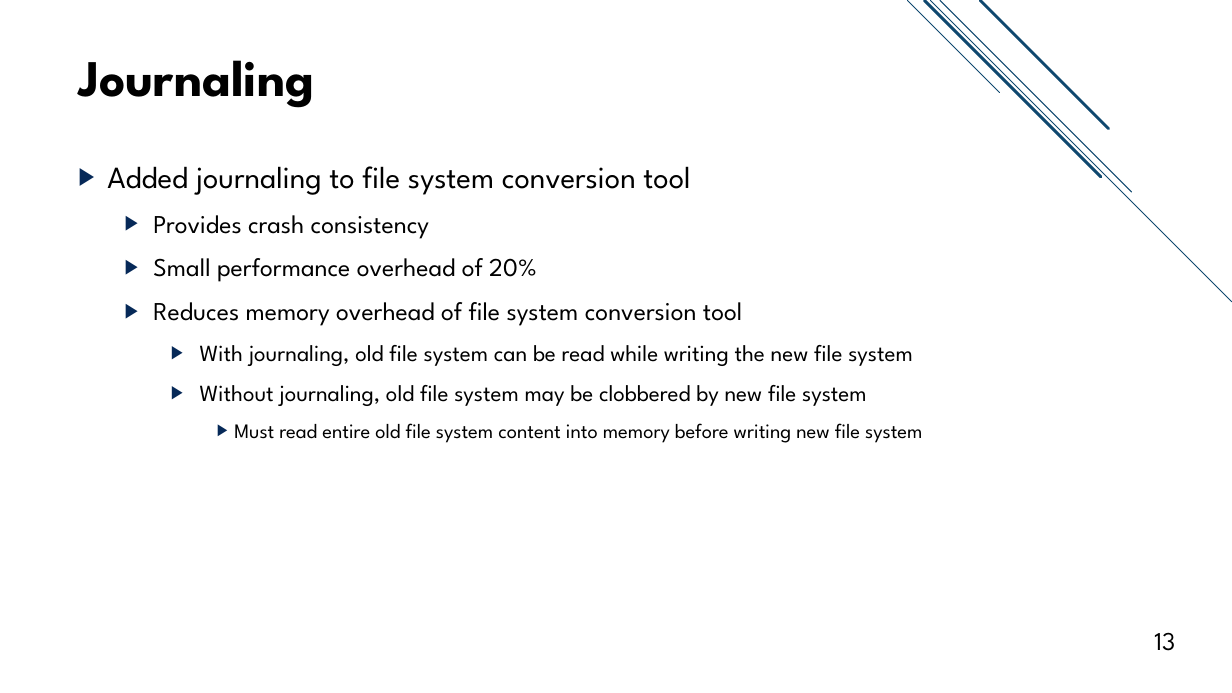
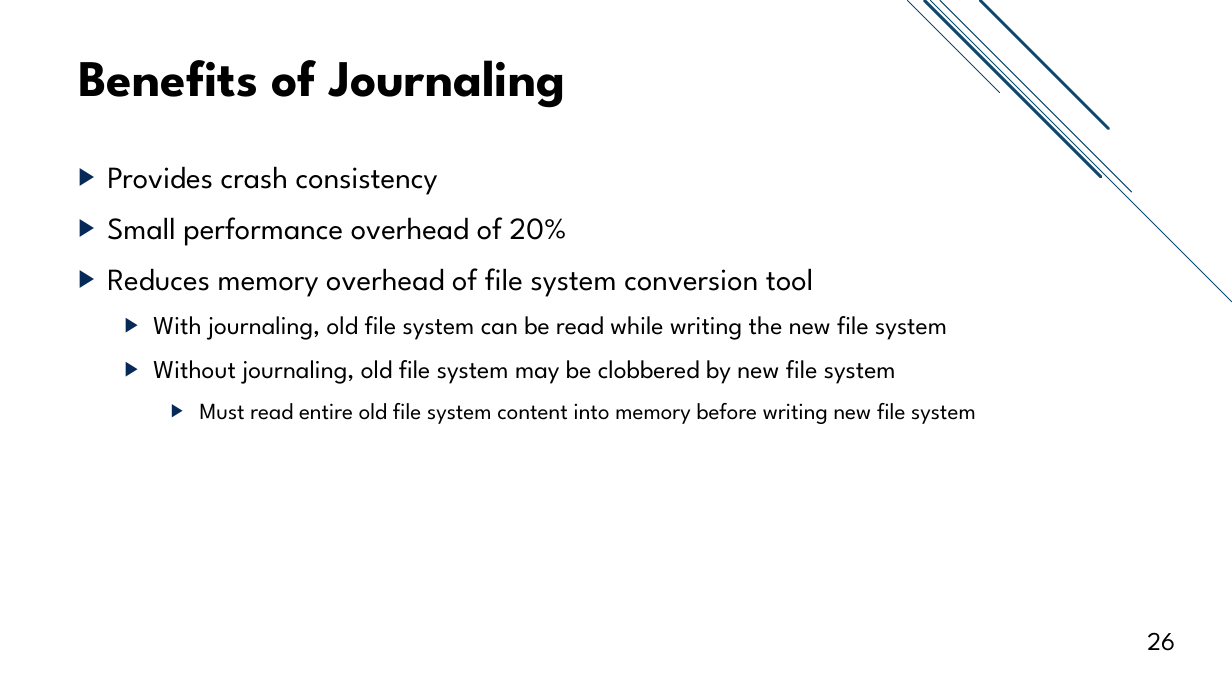
Before and after one commit to jacksun007/evfs-paper, a slide deck: slide 26 of slide/evfs_talk.pptx (slide 13 before the commit). Drawn at 1232x693 pixels with LibreOffice and Linux fonts; fonts in the diff are those of the drawing. Boxes give left, top, right and bottom in pixels: in the first picture for what was removed or moved away, otherwise in the second. Text is boxed around its words. In the diff, an @@ line names an element or a change of style, - is before the commit and + after.

```diff
--- a/slide/evfs_talk.pptx
+++ b/slide/evfs_talk.pptx
@@ title at (78,60,565,108): text changed @@
-Journaling
+Benefits of Journaling
@@ text "Provides crash consistency" at (107,166,976,424): size 20 to 24 pt in "Provides crash consistency", "Small performance overhead of 20%", "Reduces memory overhead of file system conversion ..."; size 18 to 20 pt in "With journaling, old file system can be ...", "Without journaling, old file system may be ..."; size 16 to 18 pt in "Must read entire old file system content ..."; list level 2 to 1 in "Provides crash consistency"; list level 2 to 1 in "Small performance overhead of 20%"; list level 2 to 1 in "Reduces memory overhead of file ..."; list level 3 to 2 in "With journaling, old file system ..."; list level 3 to 2 in "Without journaling, old file system ..."; list level 4 to 3 in "Must read entire old file ..." @@
@@ text at (107,166,690,195): paragraph removed @@
-▶ Added journaling to file system conversion tool
@@ page number at (1147,632,1175,651): text changed @@
-13
+26
```
Also in this commit, not shown: 10 other slides changed, 16 slides added, 2 slides removed.
